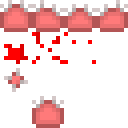
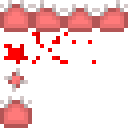
Layer changes from the first 128×128 image to the second:
painted on "Layer" over [0, 96, 64, 128]
